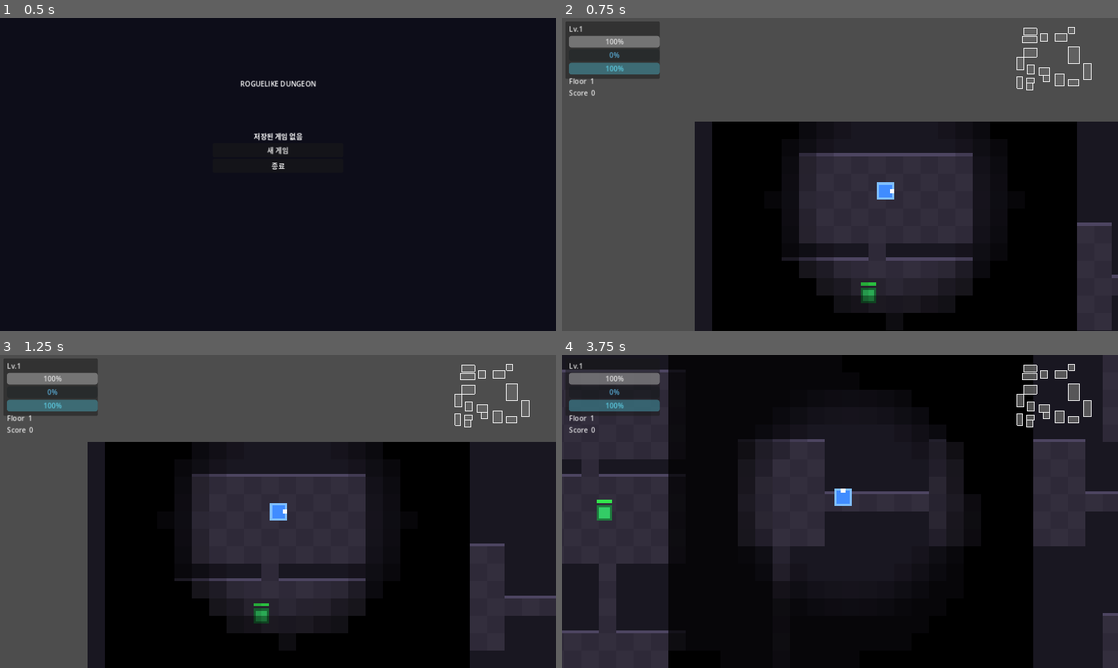
Above: before the commit, frames 1-4 (two rows, left to right).
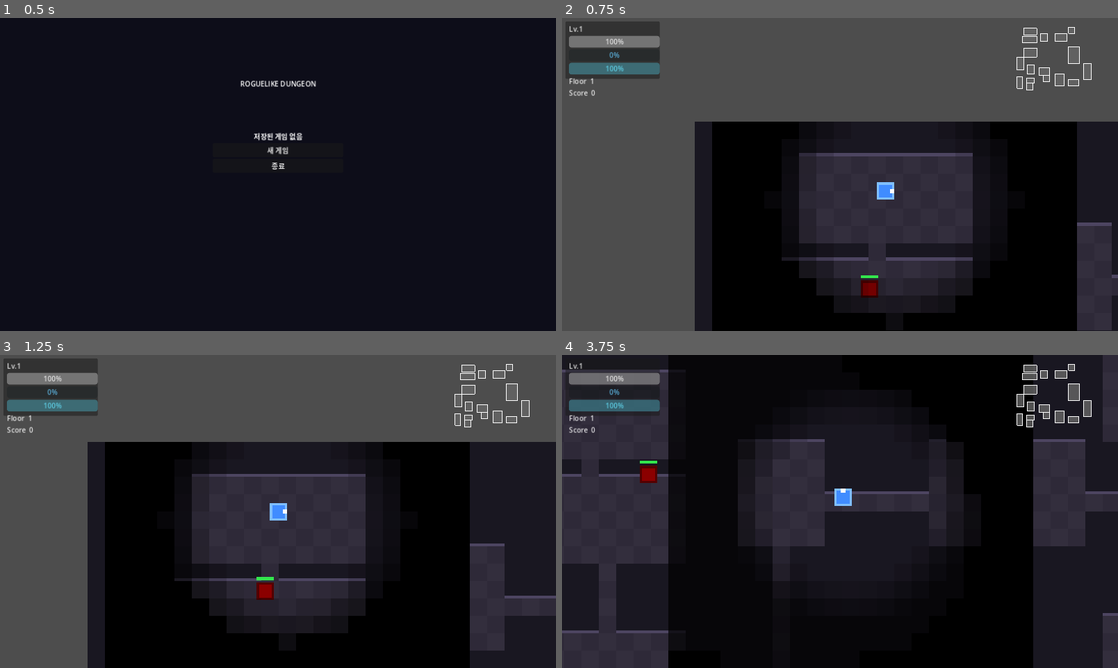
Above: after the commit, the same moments.

Repository: sin857000-code/Valid
Game: Godot game, scene res://scenes/ui/main_menu.tscn
The game is run twice, just before and just after one commit, with the same random seed, the same clock (stepped at 60 frames per second) and the same inputs.
Inputs:
- Up to frame 1 (0.5 s): no input
- Up to frame 2 (0.75 s): click "새 게임" at 0.5 s
- Up to frame 3 (1.25 s): no input
- Up to frame 4 (3.75 s): tap Enter (ui_accept) at 1.25, 1.52, 2.27 s; hold Right (ui_right) 1.28-2.03 s; hold Down (ui_down) 2.03-2.78 s; hold Right (ui_right) 2.78-3.53 s; hold Up (ui_up) from 3.53 s (still down)

Frame 1 is identical in both runs. In frame 2, 0.3% of the frame differs, in the area x 53-57%, y 82-92%; in frame 3, 0.4%, in the area x 45-50%, y 70-86%; in frame 4, 0.4%.

Commit message:
Auto-loop cycle 2: status effects, sound, poison enemy
- StatusEffect 컴포넌트: 독(tick 데미지)/슬로우 시스템
- 독 적 (초록): 근접 시 플레이어에 독 적용, 4초간 4데미지/틱
- SoundManager: AudioStreamGenerator로 효과음 프로그래밍 생성
  공격/피격/레벨업/아이템 획득 효과음 (외부 파일 불필요)
- 적 풀에 독 적 추가 (총 6종)

https://claude.ai/code/session_01W1t3cyazDUadMr1eE4hi94

Diff:
--- /dev/null
+++ b/roguelike/scripts/core/sound_manager.gd
@@ -0,0 +1,55 @@
+extends Node
+
+# AudioStreamGenerator로 효과음 프로그래밍 생성 (외부 파일 불필요)
+# Godot 4 WebGL에서 지원됨
+
+const SAMPLE_RATE = 22050.0
+
+static func _make_player(duration: float) -> AudioStreamPlayer:
+	var stream = AudioStreamGenerator.new()
+	stream.mix_rate = SAMPLE_RATE
+	stream.buffer_length = duration + 0.05
+	var player = AudioStreamPlayer.new()
+	player.stream = stream
+	player.volume_db = -6.0
+	return player
+
+static func play_hit(parent: Node) -> void:
+	_play_tone(parent, 220.0, 0.08, "square", -14.0)
+
+static func play_attack(parent: Node) -> void:
+	_play_tone(parent, 440.0, 0.06, "saw", -10.0)
+
+static func play_level_up(parent: Node) -> void:
+	_play_chord(parent, [523.0, 659.0, 784.0], 0.3)
+
+static func play_item(parent: Node) -> void:
+	_play_tone(parent, 880.0, 0.12, "sine", -8.0)
+
+static func play_boss_alert(parent: Node) -> void:
+	_play_tone(parent, 110.0, 0.4, "square", -6.0)
+
+static func _play_tone(parent: Node, freq: float, duration: float, wave: String, vol_db: float) -> void:
+	var player = _make_player(duration)
+	player.volume_db = vol_db
+	parent.add_child(player)
+	player.play()
+	var pb = player.get_stream_playback()
+	var frames = int(SAMPLE_RATE * duration)
+	for i in range(frames):
+		var t = float(i) / SAMPLE_RATE
+		var env = 1.0 - (float(i) / frames)  # 선형 감쇠
+		var s: float
+		match wave:
+			"sine":   s = sin(TAU * freq * t)
+			"square": s = 1.0 if fmod(freq * t, 1.0) < 0.5 else -1.0
+			"saw":    s = 2.0 * fmod(freq * t, 1.0) - 1.0
+			_:        s = sin(TAU * freq * t)
+		pb.push_frame(Vector2(s * env, s * env))
+	# 자동 정리
+	var timer = parent.get_tree().create_timer(duration + 0.1)
+	timer.timeout.connect(player.queue_free)
+
+static func _play_chord(parent: Node, freqs: Array, duration: float) -> void:
+	for f in freqs:
+		_play_tone(parent, f, duration, "sine", -14.0)
--- /dev/null
+++ b/roguelike/scripts/core/status_effect.gd
@@ -0,0 +1,57 @@
+extends Node
+
+# 상태이상 관리 컴포넌트 - 적이나 플레이어에 붙여 사용
+signal effect_applied(effect_name: String)
+signal effect_expired(effect_name: String)
+
+var _effects: Dictionary = {}  # effect_name → {timer, data}
+
+func _process(delta: float) -> void:
+	for name in _effects.keys():
+		var e = _effects[name]
+		e["timer"] -= delta
+		if e["timer"] <= 0.0:
+			_expire(name)
+
+func apply_poison(damage_per_tick: int, duration: float, tick_interval: float = 0.5) -> void:
+	if _effects.has("poison"):
+		_effects["poison"]["timer"] = duration  # 갱신
+		return
+	_effects["poison"] = {
+		"timer": duration,
+		"tick_timer": tick_interval,
+		"tick_interval": tick_interval,
+		"damage": damage_per_tick,
+	}
+	effect_applied.emit("poison")
+
+func apply_slow(factor: float, duration: float) -> void:
+	if _effects.has("slow"):
+		_effects["slow"]["timer"] = maxf(_effects["slow"]["timer"], duration)
+		return
+	_effects["slow"] = {"timer": duration, "factor": factor}
+	effect_applied.emit("slow")
+
+func get_speed_factor() -> float:
+	if _effects.has("slow"):
+		return _effects["slow"]["factor"]
+	return 1.0
+
+func tick(delta: float, owner_node: Node) -> void:
+	if _effects.has("poison"):
+		var e = _effects["poison"]
+		e["tick_timer"] -= delta
+		if e["tick_timer"] <= 0.0:
+			e["tick_timer"] = e["tick_interval"]
+			if owner_node.has_method("take_damage"):
+				owner_node.take_damage(e["damage"])
+			# 초록 파티클
+			var hp = load("res://scripts/ui/hit_particle.gd")
+			hp.spawn(owner_node.get_parent(), owner_node.global_position, Color(0.2, 0.9, 0.2))
+
+func is_active(effect_name: String) -> bool:
+	return _effects.has(effect_name)
+
+func _expire(name: String) -> void:
+	_effects.erase(name)
+	effect_expired.emit(name)
--- /dev/null
+++ b/roguelike/scripts/enemies/enemy_poison.gd
@@ -0,0 +1,37 @@
+extends "res://scripts/enemies/enemy_base.gd"
+
+const POISON_RANGE = 35.0
+const POISON_COOLDOWN = 2.5
+
+var _poison_timer: float = 0.0
+
+func _ready() -> void:
+	max_health = 25
+	attack_damage = 3
+	move_speed = 55.0
+	chase_range = 220.0
+	attack_range = POISON_RANGE
+	attack_cooldown = 9999.0
+	exp_reward = 14
+	body_color = Color(0.3, 0.7, 0.2)
+	body_size = 11
+	super._ready()
+
+func _physics_process(delta: float) -> void:
+	super._physics_process(delta)
+	if _dying:
+		return
+	_poison_timer -= delta
+	if _player and global_position.distance_to(_player.global_position) < POISON_RANGE:
+		if _poison_timer <= 0.0:
+			_poison_timer = POISON_COOLDOWN
+			_apply_poison_to_player()
+
+func _apply_poison_to_player() -> void:
+	# StatusEffect 컴포넌트가 있으면 독 적용
+	var se = _player.get_node_or_null("StatusEffect")
+	if se:
+		se.apply_poison(4, 4.0)
+	else:
+		# 없으면 직접 데미지
+		_player.take_damage(6)
--- a/roguelike/scripts/items/item_base.gd
+++ b/roguelike/scripts/items/item_base.gd
@@ -40,6 +40,7 @@
 
 func _on_body_entered(body: Node) -> void:
 	if body.is_in_group("player"):
+		load("res://scripts/core/sound_manager.gd").play_item(get_parent())
 		_apply_effect(body)
 		queue_free()
 
--- a/roguelike/scripts/maps/dungeon.gd
+++ b/roguelike/scripts/maps/dungeon.gd
@@ -6,6 +6,7 @@
 	"res://scripts/enemies/enemy_tank.gd",
 	"res://scripts/enemies/enemy_ranged.gd",
 	"res://scripts/enemies/enemy_exploder.gd",
+	"res://scripts/enemies/enemy_poison.gd",
 ]
 const ITEM_SCRIPTS = [
 	"res://scripts/items/item_health_potion.gd",
--- a/roguelike/scripts/player/player.gd
+++ b/roguelike/scripts/player/player.gd
@@ -20,9 +20,13 @@
 var _is_dashing: bool = false
 var facing: Vector2 = Vector2.RIGHT
 var _visual: Node2D
+var status: Node  # StatusEffect component
 
 func _ready() -> void:
 	add_to_group("player")
+	status = load("res://scripts/core/status_effect.gd").new()
+	status.name = "StatusEffect"
+	add_child(status)
 	_apply_level_stats(GameManager.level)
 	current_health = max_health
 	health_changed.emit(current_health, max_health)
@@ -42,6 +46,7 @@
 	attack_damage = 10 + (lv - 1) * 3
 
 func _on_level_up(new_level: int) -> void:
+	load("res://scripts/core/sound_manager.gd").play_level_up(self)
 	var old_max = max_health
 	_apply_level_stats(new_level)
 	current_health += max_health - old_max
@@ -61,8 +66,9 @@
 		move_and_slide()
 		return
 
+	status.tick(delta, self)
 	var direction = Input.get_vector("ui_left", "ui_right", "ui_up", "ui_down")
-	velocity = direction * SPEED
+	velocity = direction * SPEED * status.get_speed_factor()
 	if direction != Vector2.ZERO:
 		facing = direction.normalized()
 		_visual.update_facing(facing)
@@ -85,6 +91,7 @@
 func _do_attack() -> void:
 	_attack_timer = attack_cooldown
 	_visual.flash_attack()
+	load("res://scripts/core/sound_manager.gd").play_attack(self)
 	var attack_pos = global_position + facing * attack_range
 	for body in get_tree().get_nodes_in_group("enemy"):
 		if body.global_position.distance_to(attack_pos) < attack_range:
@@ -103,6 +110,7 @@
 	current_health = max(current_health, 0)
 	health_changed.emit(current_health, max_health)
 	_visual.flash_hit()
+	load("res://scripts/core/sound_manager.gd").play_hit(self)
 	var hp = load("res://scripts/ui/hit_particle.gd")
 	hp.spawn(get_parent(), global_position, Color(1, 0.3, 0.3))
 	if current_health == 0:
